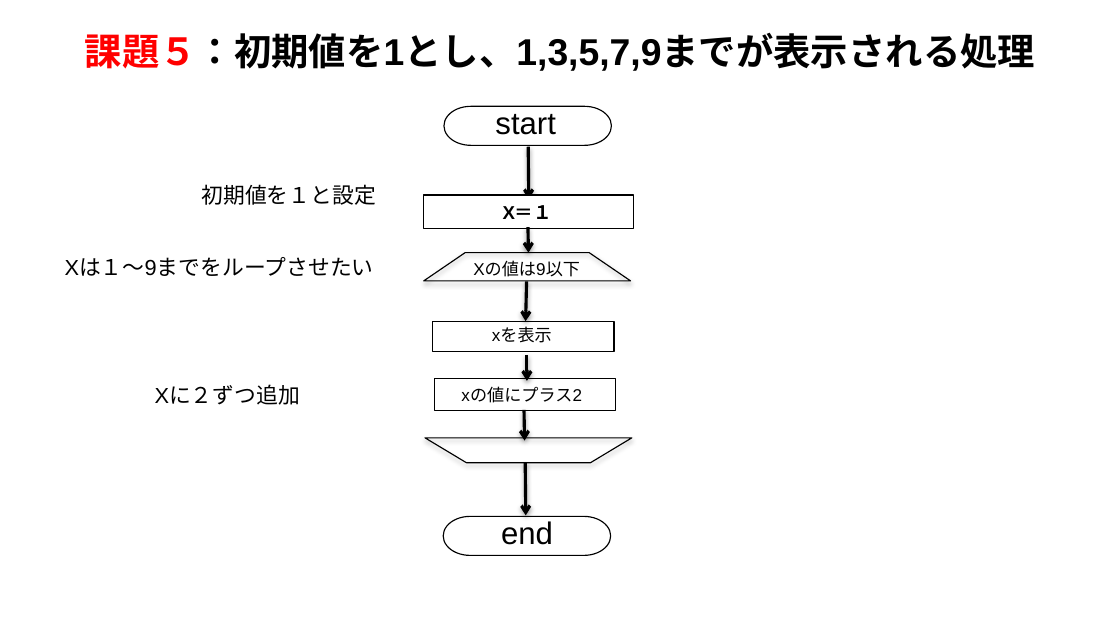
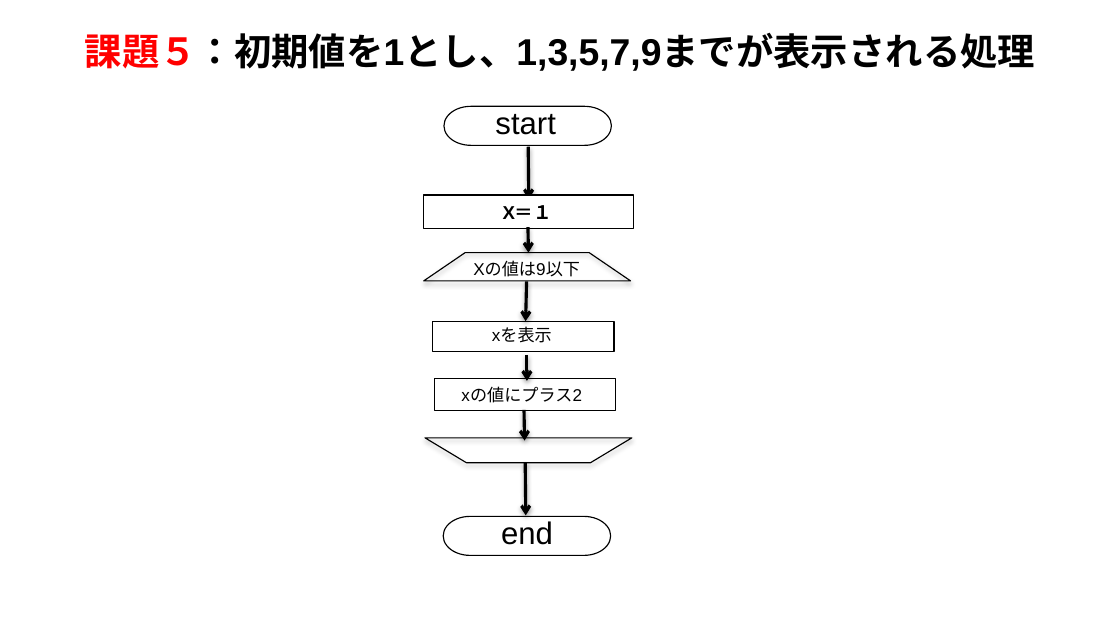
Before and after one commit to Taka-Haru/Challenge, a slide deck: slide 5 of challenge_0/Flowchart .pptx. Drawn at 1120x630 pixels with LibreOffice and Linux fonts; fonts in the diff are those of the drawing. Boxes give left, top, right and bottom in pixels: in the first picture for what was removed or moved away, otherwise in the second. Text is boxed around its words. In the diff, an @@ line names an element or a change of style, - is before the commit and + after.

```diff
--- a/challenge_0/Flowchart .pptx
+++ b/challenge_0/Flowchart .pptx
@@ text removed at [202,184,376,205] @@
-初期値を１と設定
@@ text removed at [65,257,374,276] @@
-Xは１〜9までをループさせたい
@@ text removed at [155,385,300,405] @@
-Xに２ずつ追加
```
Also in this commit, not shown: 4 other slides changed.
